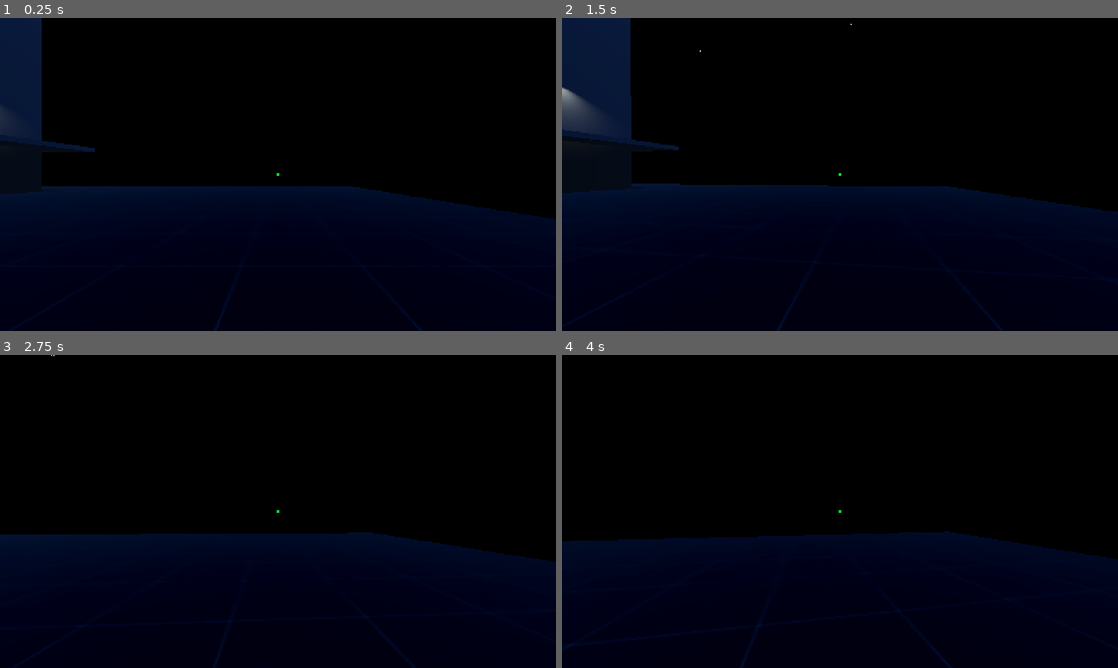
Above: before the commit, frames 1-4 (two rows, left to right).
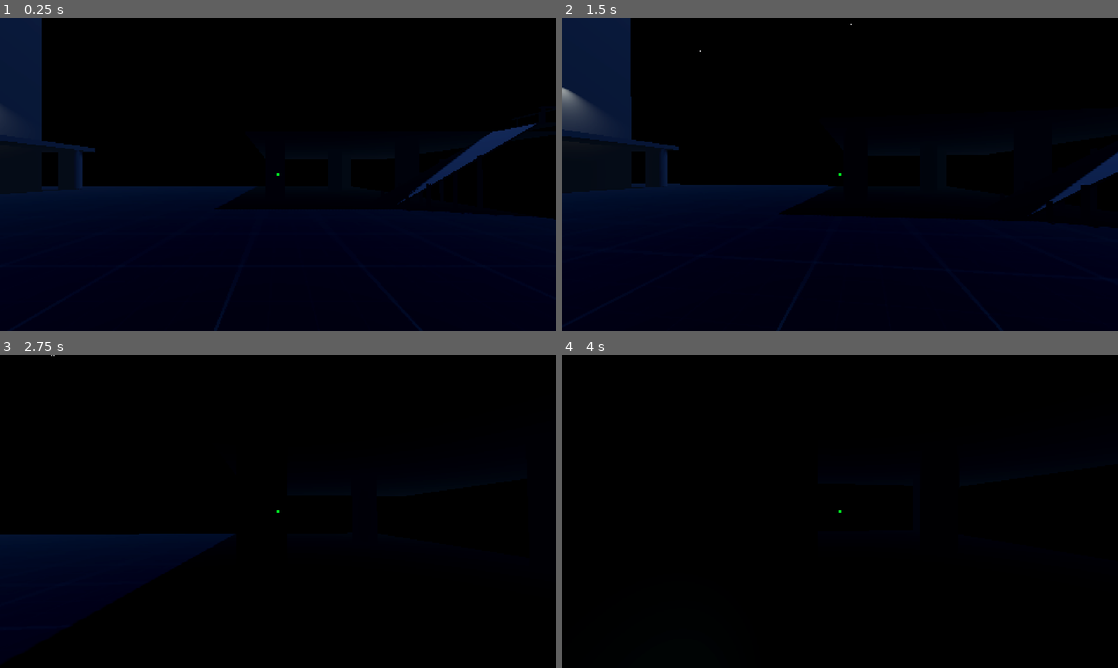
Above: after the commit, the same moments.

Repository: CarpetBakery/ThreeEnds
Game: Godot game, scene res://maps/mpOilRig.tscn
Two runs of this game, one before a commit and one after it. Both use one fixed random seed, a clock stepped at 60 frames per second and the inputs below. This scene is started directly instead of the project's main scene.
Inputs (mouse positions are in pixels of both pictures, inside the frame that each line leads up to):
- Up to frame 1 (0.25 s): no input
- Up to frame 2 (1.5 s): tap Enter (ui_accept) at 0.5 s; move the mouse to (867, 174) at 0.52 s; hold Ctrl (crouch) 0.53-1.28 s; hold W (forward) from 0.53 s (still down); click (867, 174) at 0.67 s; tap Space (jump) at 0.77 s; move the mouse to (812, 174) at 1.27 s; tap Alt (free_look) at 1.35 s
- Up to frame 3 (2.75 s): keep holding W (forward); tap Space (jump) at 1.52 s; move the mouse to (289, 505) at 2.02 s; tap E (interact) at 2.1 s
- Up to frame 4 (4 s): keep holding W (forward); move the mouse to (834, 517) at 2.77 s; click (834, 517) at 2.85 s; tap Space (jump) at 3.02, 3.77 s; move the mouse to (878, 514) at 3.52 s; tap Mouse wheel down (mouseWheelDown) at 3.6 s

The runs differ from the first frame. In frame 1, 3.6% of the frame differs, in the area x 10-97%, y 33-64%; in frame 2, 5.3%; in frame 3, 12%; in frame 4, 17%, in the area x 0-100%, y 56-100%.

Commit message:
Update mpOilRig.tscn

Diff:
--- a/maps/mpOilRig.tscn
+++ b/maps/mpOilRig.tscn
@@ -136,33 +136,39 @@
 spot_range = 9.75
 spot_angle = 53.0594
 
-[node name="floor" type="CSGBox3D" parent="LevelBlockout"]
+[node name="Platform1" type="CSGBox3D" parent="LevelBlockout"]
 transform = Transform3D(1, 0, 0, 0, 1, 0, 0, 0, 1, -0.125, 0.125, -0.125)
 material_override = SubResource("StandardMaterial3D_oyd5q")
 use_collision = true
 size = Vector3(57.25, 0.25, 48.25)
 
-[node name="CSGBox3D" type="CSGBox3D" parent="LevelBlockout"]
+[node name="Platform2" type="CSGBox3D" parent="LevelBlockout"]
+transform = Transform3D(1, 0, 0, 0, 1, 0, 0, 0, 1, -0.125, -5.20883, -0.125)
+material_override = SubResource("StandardMaterial3D_oyd5q")
+use_collision = true
+size = Vector3(57.25, 0.25, 48.25)
+
+[node name="Room" type="CSGBox3D" parent="LevelBlockout"]
 transform = Transform3D(1, 0, 0, 0, 1, 0, 0, 0, 1, -12.625, 2.625, -12.25)
 use_collision = true
 size = Vector3(19.25, 4.75, 13)
 
-[node name="CSGBox3D2" type="CSGBox3D" parent="LevelBlockout"]
+[node name="Drill Floor" type="CSGBox3D" parent="LevelBlockout"]
 transform = Transform3D(1, 0, 0, 0, 1, 0, 0, 0, 1, 16.125, 5.25, 0.625001)
 use_collision = true
 size = Vector3(19.25, 0.5, 39.75)
 
-[node name="CSGBox3D3" type="CSGBox3D" parent="LevelBlockout"]
+[node name="Drill 1" type="CSGBox3D" parent="LevelBlockout"]
 transform = Transform3D(11.0175, 0, 0, 0, 1, 0, 0, 0, 11.0175, 15.75, 53.875, -11)
 use_collision = true
 size = Vector3(1, 107.25, 1)
 
-[node name="CSGBox3D4" type="CSGBox3D" parent="LevelBlockout"]
+[node name="Drill 2" type="CSGBox3D" parent="LevelBlockout"]
 transform = Transform3D(11.0175, 0, 0, 0, 1, 0, 0, 0, 11.0175, 15.75, 53.125, 12.5)
 use_collision = true
 size = Vector3(1, 105.75, 1)
 
-[node name="CSGBox3D5" type="CSGBox3D" parent="LevelBlockout"]
+[node name="Drill Ramp" type="CSGBox3D" parent="LevelBlockout"]
 transform = Transform3D(0.5, 0.866025, 0, -0.866025, 0.5, 0, 0, 0, 1, 1.5, 2.5, 0)
 use_collision = true
 size = Vector3(0.25, 12, 2.75)
@@ -181,6 +187,182 @@
 transform = Transform3D(3.36, 0, 0, 0, 3.36, 0, 0, 0, 3.36, 0, 0.75, -2)
 material_override = SubResource("StandardMaterial3D_otcsb")
 mesh = SubResource("BoxMesh_ptdk3")
+
+[node name="Pillar" type="CSGCylinder3D" parent="LevelBlockout"]
+transform = Transform3D(1, 0, 0, 0, 1, 0, 0, 0, 1, 23.4568, -0.349166, 0.329523)
+use_collision = true
+radius = 1.0
+height = 10.8639
+sides = 20
+
+[node name="Pillar3" type="CSGCylinder3D" parent="LevelBlockout"]
+transform = Transform3D(1, 0, 0, 0, 1, 0, 0, 0, 1, 23.8598, -0.801546, -17.4502)
+use_collision = true
+radius = 1.0
+height = 12.1348
+sides = 20
+
+[node name="Pillar4" type="CSGCylinder3D" parent="LevelBlockout"]
+transform = Transform3D(1, 0, 0, 0, 1, 0, 0, 0, 1, 8.18104, -1.02768, -17.4502)
+use_collision = true
+radius = 1.0
+height = 12.5318
+sides = 20
+
+[node name="Pillar5" type="CSGCylinder3D" parent="LevelBlockout"]
+transform = Transform3D(1, 0, 0, 0, 1, 0, 0, 0, 1, 8.18104, -0.528465, 0.264938)
+use_collision = true
+radius = 1.0
+height = 11.1639
+sides = 20
+
+[node name="Pillar6" type="CSGCylinder3D" parent="LevelBlockout"]
+transform = Transform3D(1, 0, 0, 0, 1, 0, 0, 0, 1, 8.18104, 0.0201057, 19.2144)
+use_collision = true
+radius = 1.0
+height = 10.387
+sides = 20
+
+[node name="Pillar7" type="CSGCylinder3D" parent="LevelBlockout"]
+transform = Transform3D(1, 0, 0, 0, 1, 0, 0, 0, 1, -17.1462, -0.451469, 22.5675)
+use_collision = true
+radius = 0.75
+height = 10.2358
+sides = 20
+
+[node name="Pillar8" type="CSGCylinder3D" parent="LevelBlockout"]
+transform = Transform3D(1, 0, 0, 0, 1, 0, 0, 0, 1, -27.1785, -0.29522, 22.5663)
+use_collision = true
+radius = 0.75
+height = 10.0633
+sides = 20
+
+[node name="Pillar9" type="CSGCylinder3D" parent="LevelBlockout"]
+transform = Transform3D(1, 0, 0, 0, 1, 0, 0, 0, 1, -27.1785, -0.385955, 10.1206)
+use_collision = true
+radius = 0.75
+height = 10.2254
+sides = 20
+
+[node name="Pillar10" type="CSGCylinder3D" parent="LevelBlockout"]
+transform = Transform3D(1, 0, 0, 0, 1, 0, 0, 0, 1, -17.3069, -0.658102, 10.1206)
+use_collision = true
+radius = 0.75
+height = 10.7121
+sides = 20
+
+[node name="Pillar11" type="CSGCylinder3D" parent="LevelBlockout"]
+transform = Transform3D(1, 0, 0, 0, 1, 0, 0, 0, 1, -23.7483, -0.129356, 16.3883)
+use_collision = true
+radius = 0.75
+height = 9.60921
+sides = 20
+
+[node name="Pillar2" type="CSGCylinder3D" parent="LevelBlockout"]
+transform = Transform3D(1, 0, 0, 0, 1, 0, 0, 0, 1, 23.4568, -0.556297, 18.9193)
+use_collision = true
+radius = 1.0
+height = 11.1027
+sides = 20
+
+[node name="Helipad FLoor" type="CSGBox3D" parent="LevelBlockout"]
+transform = Transform3D(1, 0, 0, 0, 1, 0, 0, 0, 1, -25.4886, 4.71741, 17.9464)
+use_collision = true
+size = Vector3(20, 0.15, 20)
+
+[node name="Helipad Ramp" type="CSGBox3D" parent="LevelBlockout"]
+transform = Transform3D(-4.24107, -0.305729, 0, 2.44858, -0.529537, 0, 0, 0, -3.28236, -27.3331, 2.50499, 6.90174)
+snap = 1e-06
+use_collision = true
+size = Vector3(1.78021, 0.15, 0.628)
+
+[node name="Helipad Ramp7" type="CSGBox3D" parent="LevelBlockout/Helipad Ramp"]
+transform = Transform3D(-0.492545, -0.108663, 0, 6.97014, -0.492545, 0, 0, 0, 1, -0.521178, 0.627375, -0.346764)
+snap = 1e-06
+use_collision = true
+size = Vector3(0.269445, 0.15, 0.0529961)
+
+[node name="Helipad Ramp2" type="CSGBox3D" parent="LevelBlockout/Helipad Ramp"]
+transform = Transform3D(-0.492545, -0.108663, 0, 6.97014, -0.492545, 0, 0, 0, 1, 0.0227604, 1.73864, 0.343981)
+snap = 1e-06
+use_collision = true
+size = Vector3(0.573071, 0.15, 0.0529961)
+
+[node name="Helipad Ramp10" type="CSGBox3D" parent="LevelBlockout/Helipad Ramp"]
+transform = Transform3D(-0.492545, -0.108663, 0, 6.97013, -0.492545, 0, 0, 0, 1, 0.962793, -0.407919, 0.332136)
+snap = 1e-06
+use_collision = true
+size = Vector3(0.167682, 0.15, 0.0293057)
+
+[node name="Helipad Ramp11" type="CSGBox3D" parent="LevelBlockout/Helipad Ramp"]
+transform = Transform3D(-0.492545, -0.108663, 0, 6.97013, -0.492545, 0, 0, 0, 1, 1.11953, 0.316856, 0.332136)
+snap = 1e-06
+use_collision = true
+size = Vector3(0.167682, 0.15, 0.0293057)
+
+[node name="Helipad Ramp15" type="CSGBox3D" parent="LevelBlockout/Helipad Ramp"]
+transform = Transform3D(-0.492545, -0.108663, 0, 6.97013, -0.492545, 0, 0, 0, 1, 1.08996, -0.65785, 0.332136)
+snap = 1e-06
+use_collision = true
+size = Vector3(0.015, 2.07655, 0.029)
+
+[node name="Helipad Ramp12" type="CSGBox3D" parent="LevelBlockout/Helipad Ramp"]
+transform = Transform3D(-0.492545, -0.108663, 0, 6.97013, -0.492545, 0, 0, 0, 1, 1.1467, 0.442484, -0.244234)
+snap = 1e-06
+use_collision = true
+size = Vector3(0.167682, 0.15, 0.0293057)
+
+[node name="Helipad Ramp14" type="CSGBox3D" parent="LevelBlockout/Helipad Ramp"]
+transform = Transform3D(-0.492545, -0.108663, 0, 6.97013, -0.492545, 0, 0, 0, 1, 1.19369, -0.198997, 0.0264587)
+snap = 1e-06
+use_collision = true
+size = Vector3(0.015, 0.15, 0.639)
+
+[node name="Helipad Ramp13" type="CSGBox3D" parent="LevelBlockout/Helipad Ramp"]
+transform = Transform3D(-0.492545, -0.108663, 0, 6.97013, -0.492545, 0, 0, 0, 1, 1.1467, 0.442484, 0.0536294)
+snap = 1e-06
+use_collision = true
+size = Vector3(0.167682, 0.15, 0.0293057)
+
+[node name="Helipad Ramp9" type="CSGBox3D" parent="LevelBlockout/Helipad Ramp"]
+transform = Transform3D(-0.492545, -0.108663, 0, 6.97014, -0.492545, 0, 0, 0, 1, 0.0227604, 1.73864, -0.340791)
+snap = 1e-06
+use_collision = true
+size = Vector3(0.573071, 0.15, 0.0529961)
+
+[node name="Helipad Ramp4" type="CSGBox3D" parent="LevelBlockout/Helipad Ramp"]
+transform = Transform3D(-0.492545, -0.108663, 0, 6.97014, -0.492545, 0, 0, 0, 1, -0.2457, 1.28257, 0.343981)
+snap = 1e-06
+use_collision = true
+size = Vector3(0.403234, 0.15, 0.0529961)
+
+[node name="Helipad Ramp8" type="CSGBox3D" parent="LevelBlockout/Helipad Ramp"]
+transform = Transform3D(-0.492545, -0.108663, 0, 6.97014, -0.492545, 0, 0, 0, 1, -0.2457, 1.28257, -0.345201)
+snap = 1e-06
+use_collision = true
+size = Vector3(0.403234, 0.15, 0.0529961)
+
+[node name="Helipad Ramp3" type="CSGBox3D" parent="LevelBlockout/Helipad Ramp"]
+transform = Transform3D(-0.492545, -0.108663, 0, 6.97014, -0.492545, 0, 0, 0, 1, -0.521178, 0.627375, 0.343981)
+snap = 1e-06
+use_collision = true
+size = Vector3(0.269445, 0.15, 0.0529961)
+
+[node name="Helipad Ramp5" type="CSGBox3D" parent="LevelBlockout/Helipad Ramp"]
+transform = Transform3D(-0.492545, -0.108663, 0, 6.97014, -0.492545, 0, 0, 0, 1, -0.742478, 0.136906, 0.343981)
+snap = 1e-06
+use_collision = true
+size = Vector3(0.154211, 0.15, 0.0529961)
+
+[node name="Helipad Ramp6" type="CSGBox3D" parent="LevelBlockout/Helipad Ramp"]
+transform = Transform3D(-0.492545, -0.108663, 0, 6.97014, -0.492545, 0, 0, 0, 1, -0.742478, 0.136906, -0.342618)
+snap = 1e-06
+use_collision = true
+size = Vector3(0.154211, 0.15, 0.0529961)
+
+[node name="HelipadTopRamp" type="CSGBox3D" parent="LevelBlockout/Helipad Ramp"]
+transform = Transform3D(-0.176842, 0.1021, 0, -0.817719, -1.41633, 0, 0, 0, -0.304659, 0.99579, 0.430544, -0.00216985)
+size = Vector3(1.19308, 0.15, 2.07129)
 
 [node name="player" parent="." instance=ExtResource("1_23sgh")]
 transform = Transform3D(-1, 0, 8.74228e-08, 0, 1, 0, -8.74228e-08, 0, -1, -17.5249, 0.00916481, -3.76832)
